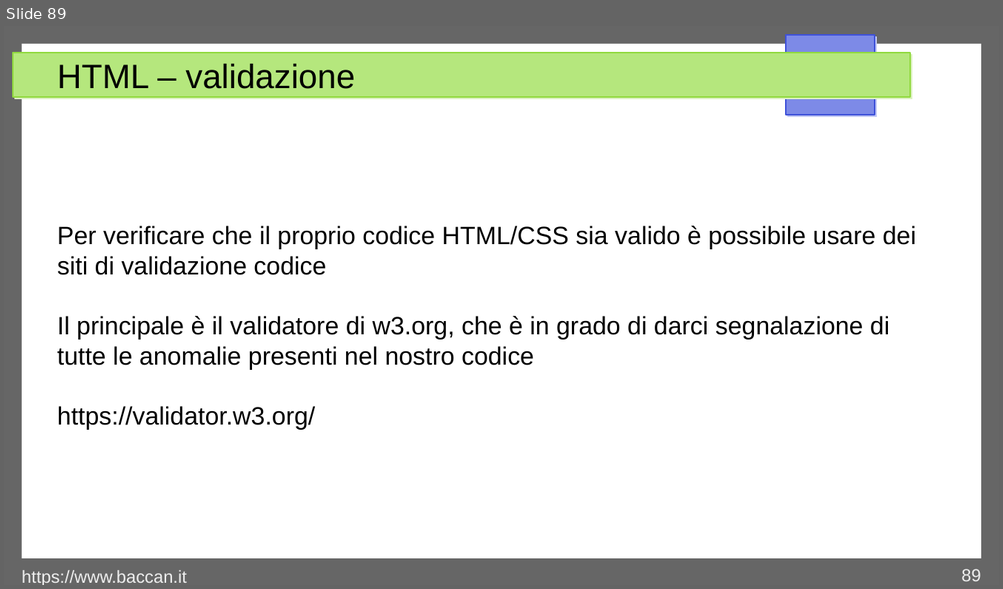
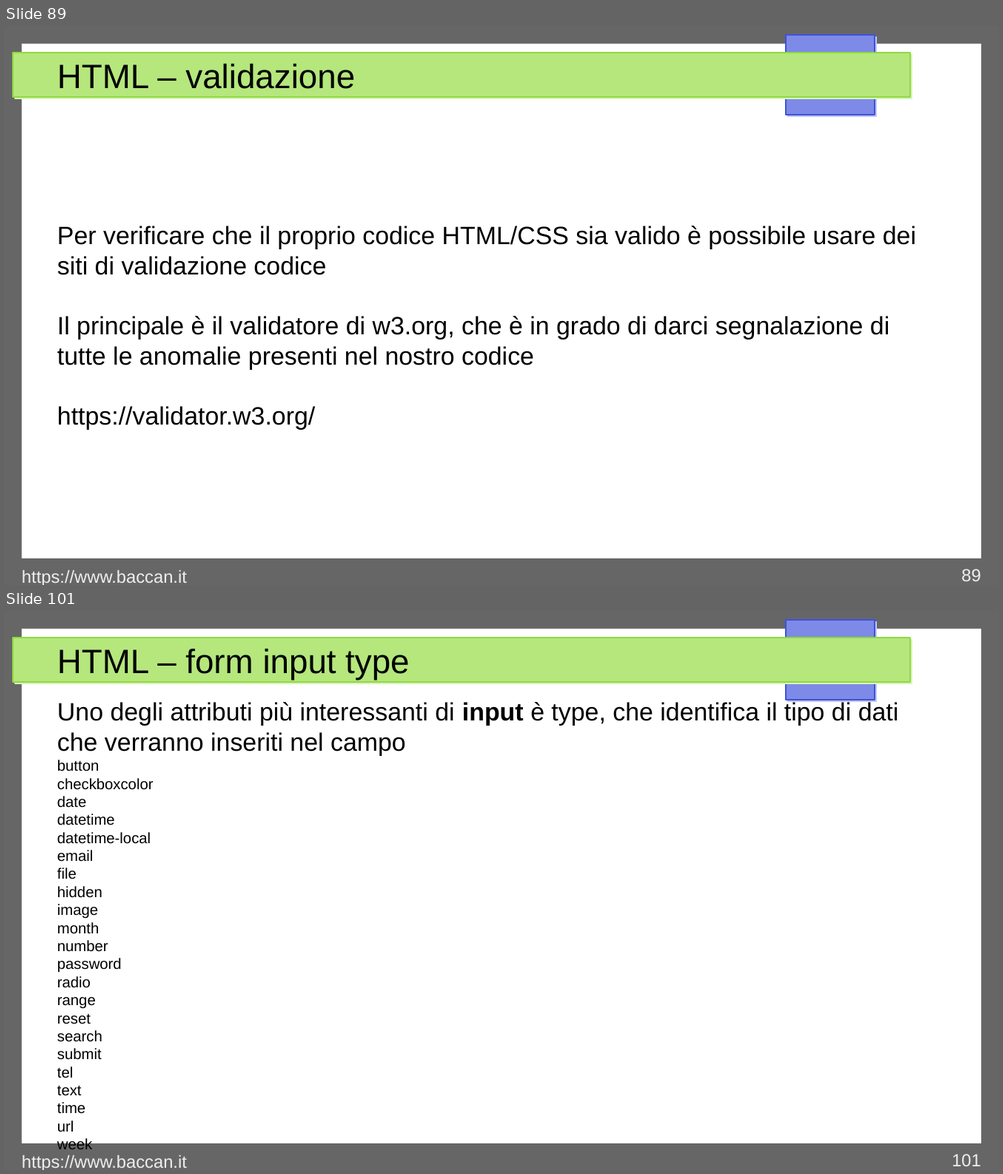
Before and after one commit to matteobaccan/CorsoHTML, a slide deck: Chapter_html.odp. Shown one above the other, each under a label of ours: slide 89 before the commit, slides 89 and 101 after it; the slides between them are not shown. The pictures are 1003x589 and 1003x1174 pixels, drawn with LibreOffice and Linux fonts; fonts in the diff are those of the drawing. Boxes give left, top, right and bottom in pixels: in the first picture for what was removed or moved away, otherwise in the second. Text is boxed around its words. In the diff, an @@ line names an element or a change of style, - is before the commit and + after.

Commit message:
Aggiornamento emoji e form

```diff
--- a/Chapter_html.odp
+++ b/Chapter_html.odp
@@ slide 101 added at bbox=[4, 611, 999, 1170], background #FFFFFF; not listed: 4 template elements that a slide beside it also shows @@
@@ title added at bbox=[57, 649, 409, 680], 27 pt, text #000000 @@
+HTML – form input type
@@ text added at bbox=[57, 701, 899, 1150], 12 pt, text #000000 @@
+Uno degli attributi più interessanti di input è type, che identifica il tipo di dati che verranno inseriti nel campo
+button
+checkboxcolor
+date
+datetime
+datetime-local
+email
+file
+hidden
+image
+month
+number
+password
+radio
+range
+reset
+search
+submit
+tel
+text
+time
+url
+week
@@ text added at bbox=[22, 1156, 187, 1170], 14 pt, text #EEEEEE @@
+https://www.baccan.it
@@ page number added at bbox=[951, 1154, 981, 1167], 14 pt, text #EEEEEE @@
+101
```
Also in this commit, not shown: 1 slide changed, 10 other slides added, 5 other files.
